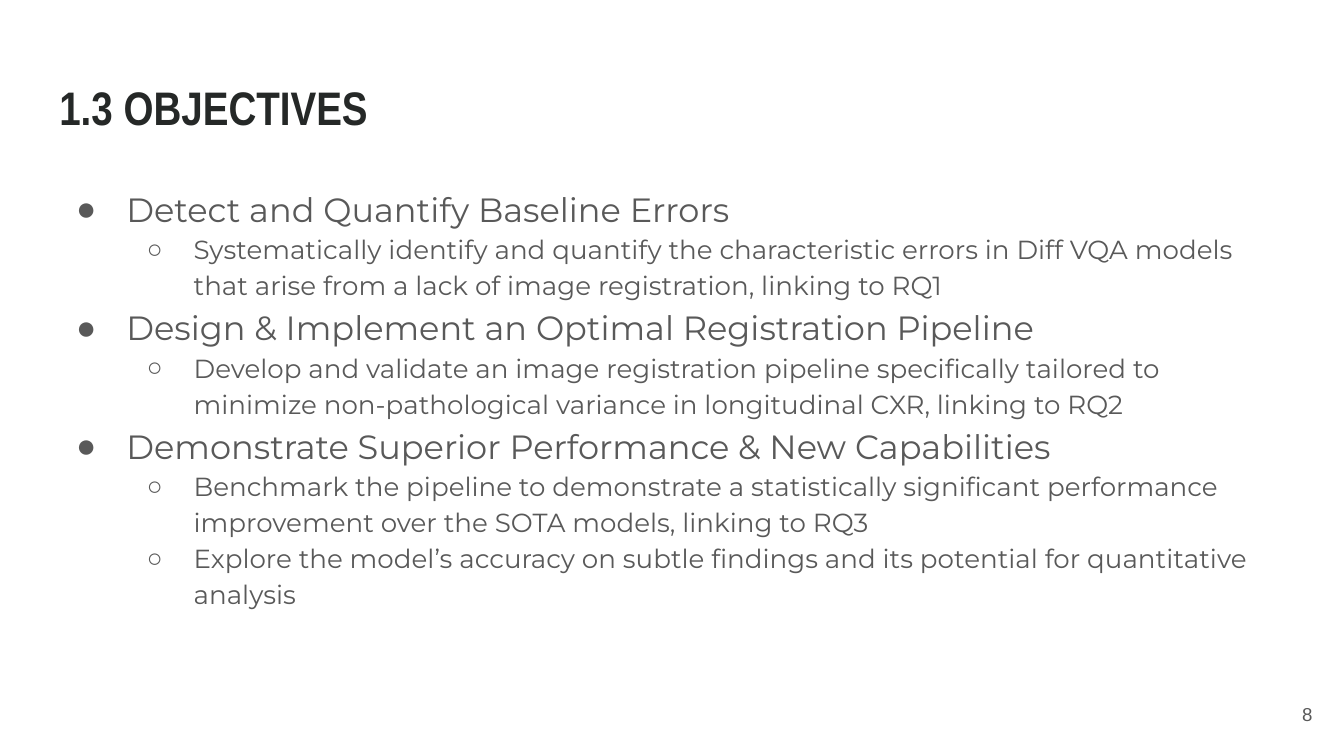
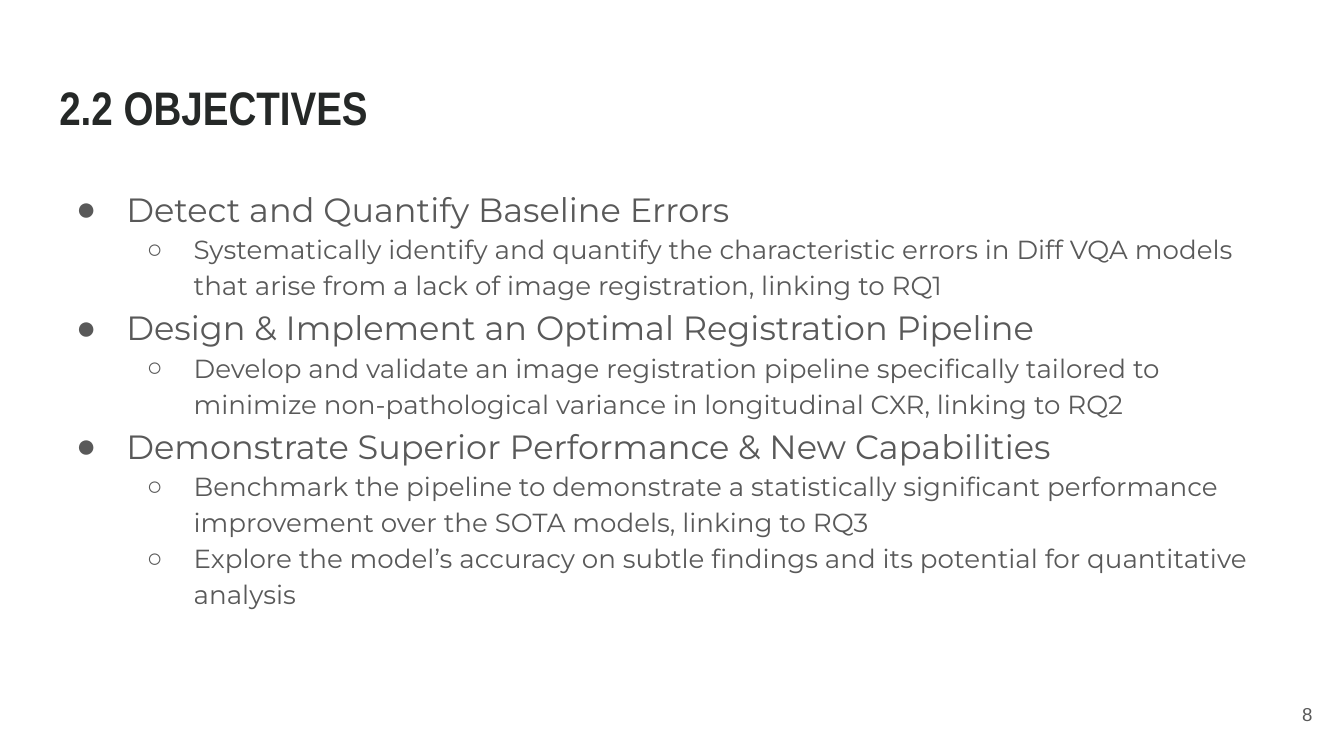
Before and after one commit to archx64/cxr-diff-vqa, a slide deck: slide 8 of st124974-Proposal.pptx. Drawn at 1344x756 pixels with LibreOffice and Linux fonts; fonts in the diff are those of the drawing. Boxes give left, top, right and bottom in pixels: in the first picture for what was removed or moved away, otherwise in the second. Text is boxed around its words. In the diff, an @@ line names an element or a change of style, - is before the commit and + after.

```diff
--- a/st124974-Proposal.pptx
+++ b/st124974-Proposal.pptx
@@ title at [59, 92, 368, 126]: text changed @@
-1.3 OBJECTIVES
+2.2 OBJECTIVES
```
Also in this commit, not shown: 17 other slides changed, 12 slides added, 23 other files.
